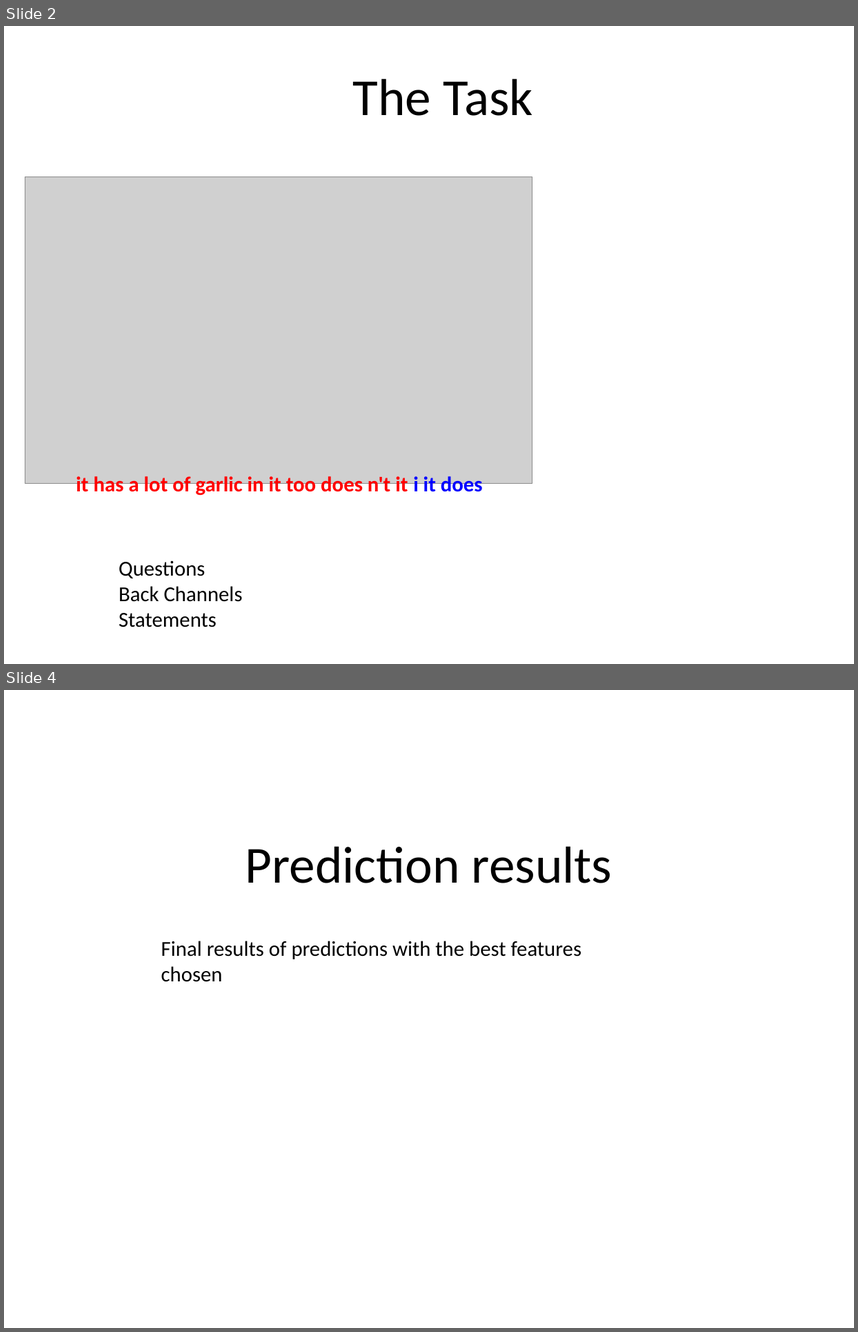
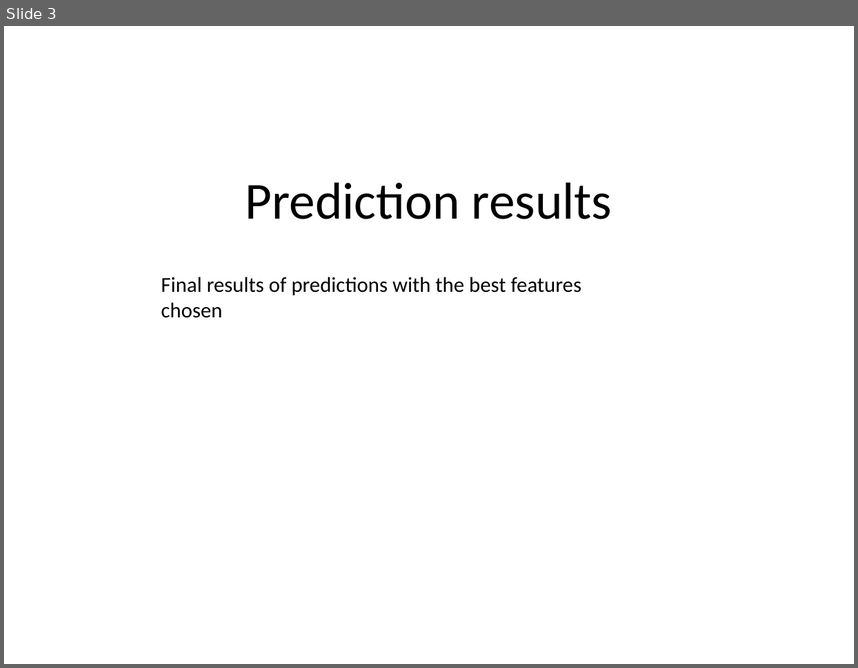
Before and after one commit to elingg/um-err-hmm, a slide deck: Poster.pptx. Shown one above the other, each under a label of ours: slides 2 and 4 before the commit, slide 3 after it; the slides between them are not shown. The pictures are 858x1332 and 858x668 pixels, drawn with LibreOffice and Linux fonts; fonts in the diff are those of the drawing; grey boxes stand for pictures. Boxes give left, top, right and bottom in pixels: in the first picture for what was removed or moved away, otherwise in the second. Text is boxed around its words. In the diff, an @@ line names an element or a change of style, - is before the commit and + after.

```diff
--- a/Poster.pptx
+++ b/Poster.pptx
@@ slide 2 removed at bbox=[4, 26, 854, 664], background #FFFFFF @@
@@ title removed at bbox=[353, 78, 533, 116] @@
-The Task
@@ picture removed at bbox=[25, 176, 533, 483] @@
@@ text removed at bbox=[76, 473, 483, 497] @@
-it has a lot of garlic in it too does n't it i it does
@@ text removed at bbox=[119, 560, 243, 627] @@
-Questions
-Back Channels Statements
@@ what was slide 4 is now slide 3 @@
```
Also in this commit, not shown: 3 slides changed, 4 other files.
